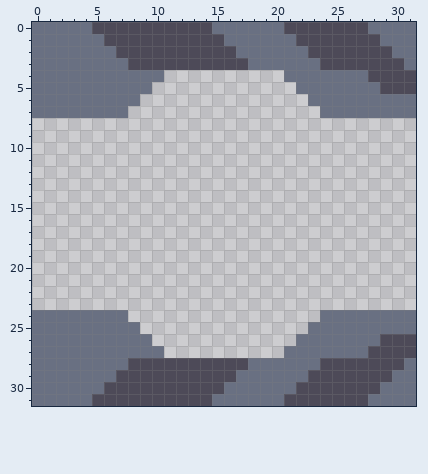
Edited in one commit: pixel-art sprite (assets/sprites/blocks/distribution/hardened-conveyor-top-0.png). Above is the file before it was changed.
The file is 32x32 pixels.
The result:
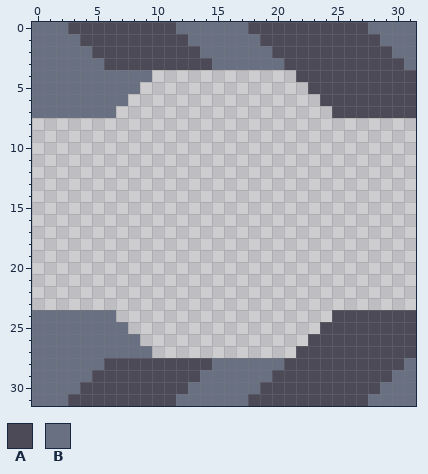
Palette (. is transparent): A #4d4a58  B #697082
From old to new:
@@ x 0..31 @@
- 0 BBBBBAAAAAAAAAABBBBBBAAAAAAABBBB
- 1 BBBBBBAAAAAAAAAABBBBBBAAAAAAABBB
- 2 BBBBBBBAAAAAAAAAABBBBBBAAAAAAABB
- 3 BBBBBBBBAAAAAAAAAABBBBBBAAAAAAAB
- 4 BBBBBBBBBBB..........BBBBBBBAAAA
- 5 BBBBBBBBBB............BBBBBBBAAA
- 6 BBBBBBBBB..............BBBBBBBBB
- 7 BBBBBBBB................BBBBBBBB
+ 0 BBBAAAAAAAAABBBBBBAAAAAAAAAABBBB
+ 1 BBBBAAAAAAAAABBBBBBAAAAAAAAAABBB
+ 2 BBBBBAAAAAAAAABBBBBBAAAAAAAAAABB
+ 3 BBBBBBAAAAAAAAABBBBBBAAAAAAAAAAB
+ 4 BBBBBBBBBB............AAAAAAAAAA
+ 5 BBBBBBBBB..............AAAAAAAAA
+ 6 BBBBBBBB................AAAAAAAA
+ 7 BBBBBBB..................AAAAAAA
  8 ................................
@@ x 0..31 @@
 23 ................................
-24 BBBBBBBB................BBBBBBBB
-25 BBBBBBBBB..............BBBBBBBBB
-26 BBBBBBBBBB............BBBBBBBAAA
-27 BBBBBBBBBBB..........BBBBBBBAAAA
-28 BBBBBBBBAAAAAAAAAABBBBBBAAAAAAAB
-29 BBBBBBBAAAAAAAAAABBBBBBAAAAAAABB
-30 BBBBBBAAAAAAAAAABBBBBBAAAAAAABBB
-31 BBBBBAAAAAAAAAABBBBBBAAAAAAABBBB
+24 BBBBBBB..................AAAAAAA
+25 BBBBBBBB................AAAAAAAA
+26 BBBBBBBBB..............AAAAAAAAA
+27 BBBBBBBBBB............AAAAAAAAAA
+28 BBBBBBAAAAAAAAABBBBBBAAAAAAAAAAB
+29 BBBBBAAAAAAAAABBBBBBAAAAAAAAAABB
+30 BBBBAAAAAAAAABBBBBBAAAAAAAAAABBB
+31 BBBAAAAAAAAABBBBBBAAAAAAAAAABBBB
Boxes around the changes in both pictures, in picture pixels (x1, y1, x2, y2):
changed: (68, 22, 416, 118)
changed: (68, 310, 416, 406)
